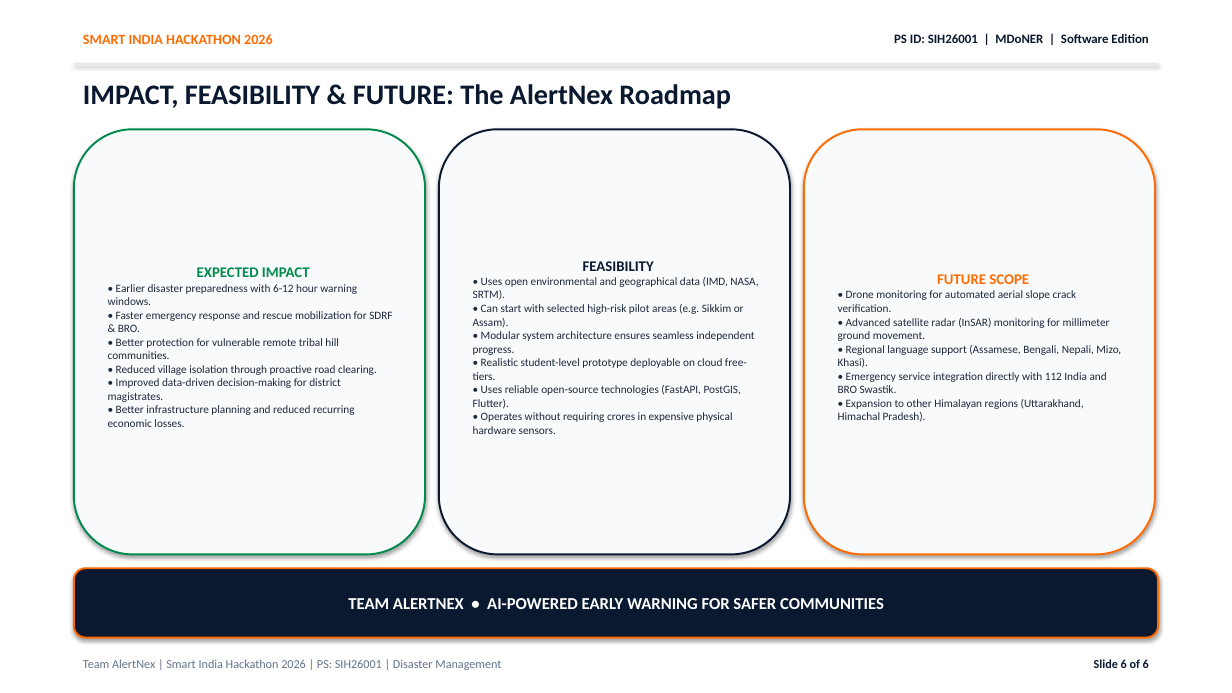
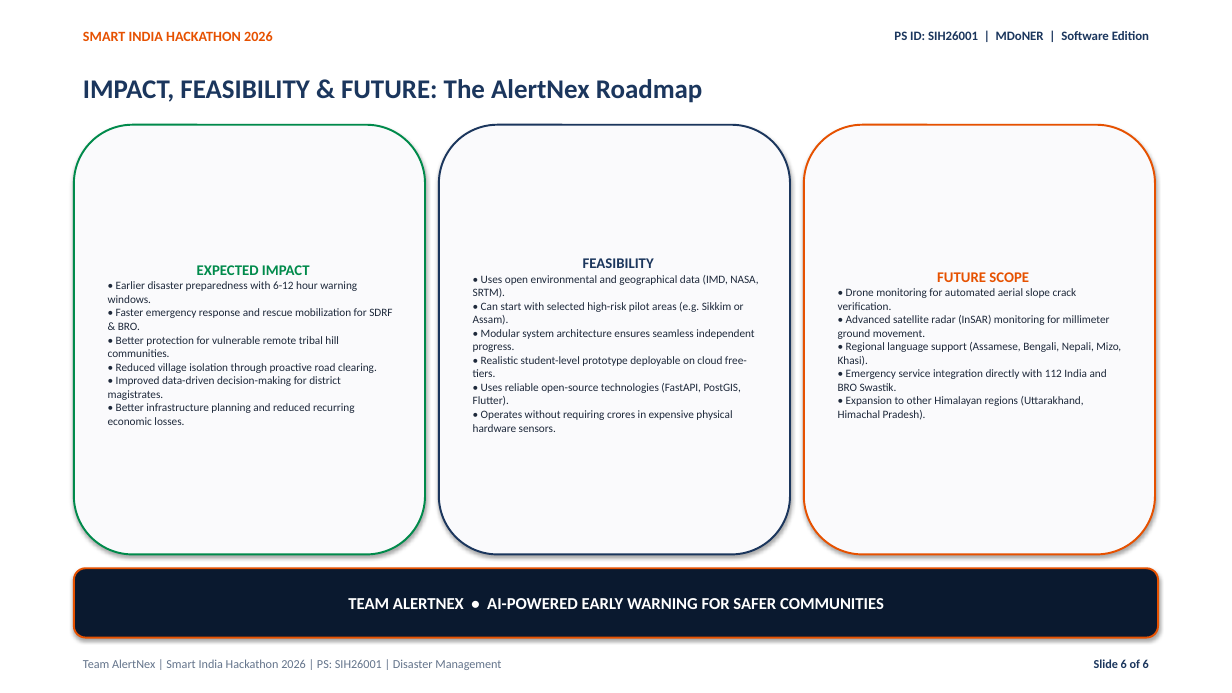
Before and after one commit to ayush-tech3/MinistryofDevelopmentofNorthEasternRegion-MDoNER-, a slide deck: slide 6 of presentation/SIH2026_AlertNex_Official_6Slides.pptx. Drawn at 1232x693 pixels with LibreOffice and Linux fonts; fonts in the diff are those of the drawing; background and template pictures are left out. Boxes give left, top, right and bottom in pixels: in the first picture for what was removed or moved away, otherwise in the second. Text is boxed around its words. In the diff, an @@ line names an element or a change of style, - is before the commit and + after.

```diff
--- a/presentation/SIH2026_AlertNex_Official_6Slides.pptx
+++ b/presentation/SIH2026_AlertNex_Official_6Slides.pptx
@@ rectangle removed at bbox=[0, 0, 1232, 693] @@
@@ text "SMART INDIA HACKATHON 2026" at bbox=[83, 31, 273, 41]: text colour #FF6B00 to #E65100 @@
@@ text "PS ID: SIH26001 | MDoNER ..." at bbox=[894, 31, 1149, 40]: text colour #0A192F to #1B365D @@
@@ text "IMPACT, FEASIBILITY & FUTURE: The ..." at bbox=[83, 79, 703, 103]: size 22 to 21 pt, text colour #0A192F to #1B365D @@
@@ rectangle removed at bbox=[74, 63, 1158, 65] @@
@@ rounded rectangle "EXPECTED IMPACT": place and size @@
-rounded rectangle "EXPECTED IMPACT" at bbox=[74, 129, 425, 555]
+rounded rectangle "EXPECTED IMPACT" at bbox=[74, 125, 425, 555]
@@ rounded rectangle "EXPECTED IMPACT" at bbox=[74, 125, 425, 555]: fill #F8FAFC to #FAFAFC @@
@@ rounded rectangle "FEASIBILITY": place and size @@
-rounded rectangle "FEASIBILITY" at bbox=[439, 129, 790, 555]
+rounded rectangle "FEASIBILITY" at bbox=[439, 125, 790, 555]
@@ rounded rectangle "FEASIBILITY" at bbox=[439, 125, 790, 555]: fill #F8FAFC to #FAFAFC; outline #0A192F 1.5 pt to #1B365D 1.5 pt @@
@@ rounded rectangle "FUTURE SCOPE": place and size @@
-rounded rectangle "FUTURE SCOPE" at bbox=[804, 129, 1155, 555]
+rounded rectangle "FUTURE SCOPE" at bbox=[804, 125, 1155, 555]
@@ rounded rectangle "FUTURE SCOPE" at bbox=[804, 125, 1155, 555]: fill #F8FAFC to #FAFAFC; outline #FF6B00 1.5 pt to #E65100 1.5 pt @@
@@ text in rounded rectangle at bbox=[583, 258, 654, 268]: text colour #0A192F to #1B365D in "FEASIBILITY" @@
@@ text in rounded rectangle at bbox=[937, 272, 1029, 282]: text colour #FF6B00 to #E65100 in "FUTURE SCOPE" @@
@@ rounded rectangle "TEAM ALERTNEX • AI-POWERED EARLY ..." at bbox=[74, 568, 1158, 638]: outline #FF6B00 1.5 pt to #E65100 1.5 pt @@
@@ text "Slide 6 of 6" at bbox=[1094, 659, 1149, 668]: text colour #0A192F to #1B365D @@
```
Also in this commit, not shown: 5 other slides changed, 5 other files.
